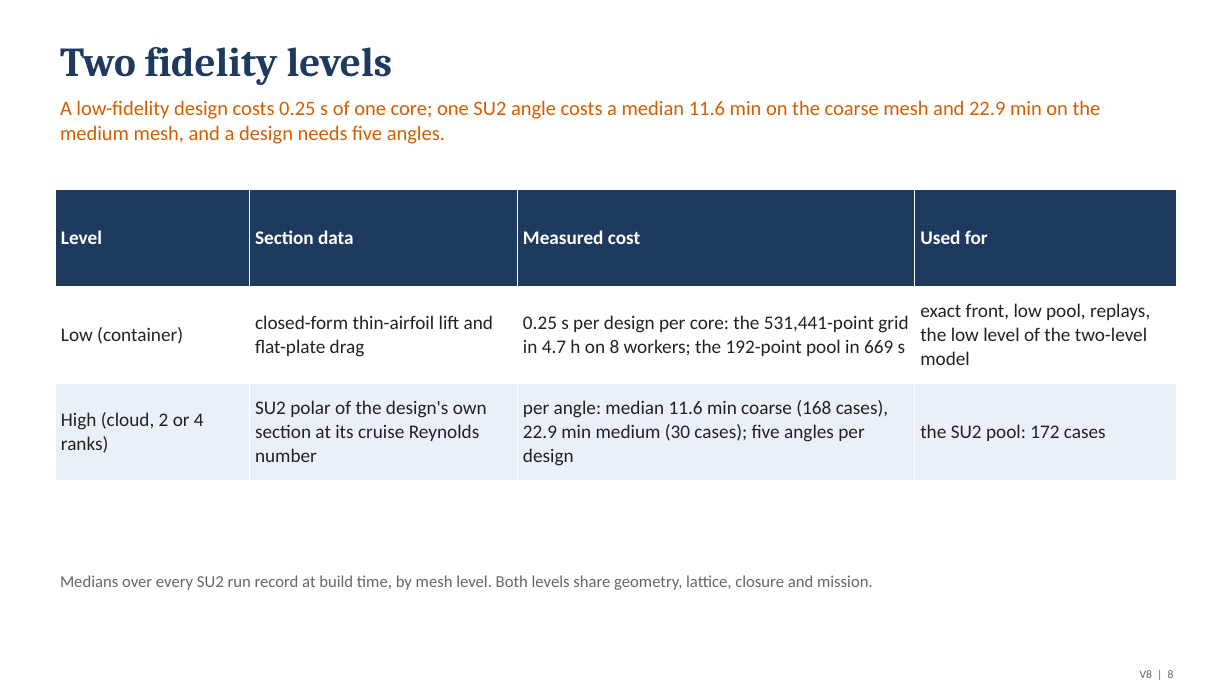
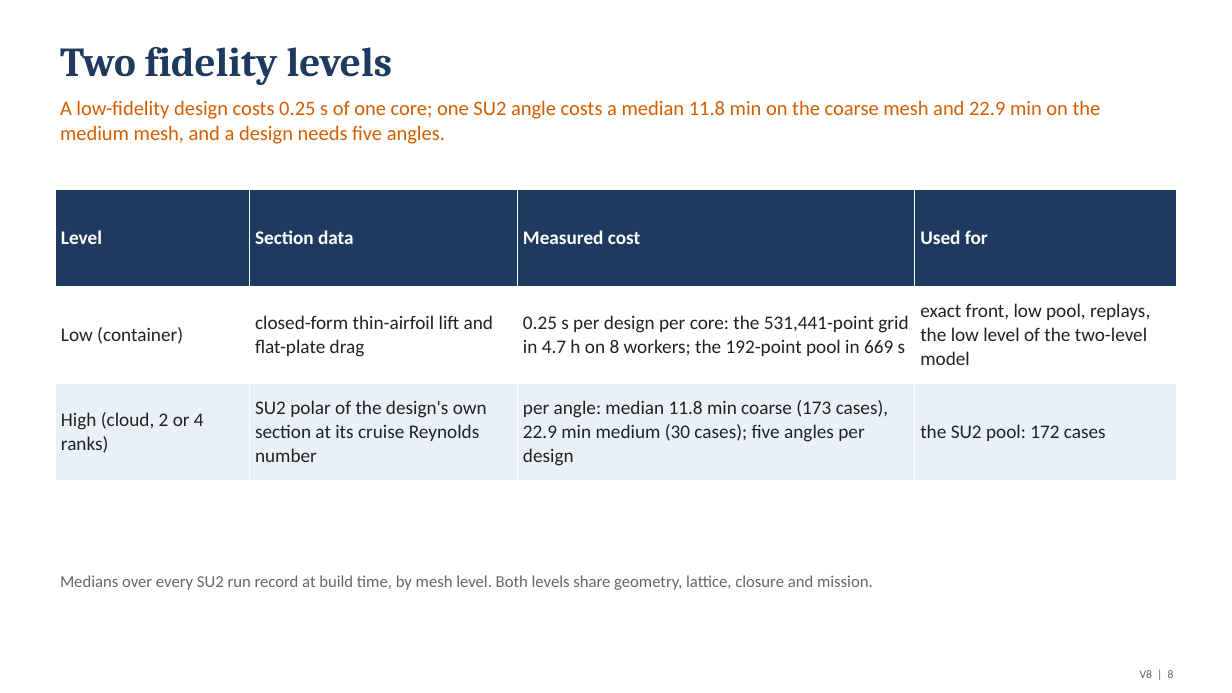
Before and after one commit to emarinhoss/ai-engineering, a slide deck: slide 8 of docs/talk/deck_drone_v2.pptx. Drawn at 1232x693 pixels with LibreOffice and Linux fonts; fonts in the diff are those of the drawing. Boxes give left, top, right and bottom in pixels: in the first picture for what was removed or moved away, otherwise in the second. Text is boxed around its words. In the diff, an @@ line names an element or a change of style, - is before the commit and + after.

```diff
--- a/docs/talk/deck_drone_v2.pptx
+++ b/docs/talk/deck_drone_v2.pptx
@@ text at bbox=[60, 100, 1101, 144]: text changed @@
-A low-fidelity design costs 0.25 s of one core; one SU2 angle costs a median 11.6 min on the coarse mesh and 22.9 min on the medium mesh, and a design needs five angles.
+A low-fidelity design costs 0.25 s of one core; one SU2 angle costs a median 11.8 min on the coarse mesh and 22.9 min on the medium mesh, and a design needs five angles.
@@ table at bbox=[55, 189, 1177, 481] @@
-row 3, column 3: per angle: median 11.6 min coarse (168 cases), 22.9 min medium (30 cases); five angles per design
+row 3, column 3: per angle: median 11.8 min coarse (173 cases), 22.9 min medium (30 cases); five angles per design
```
Also in this commit, not shown: 6 other slides changed, 1 slide added, 1 slide removed, 50 other files.
